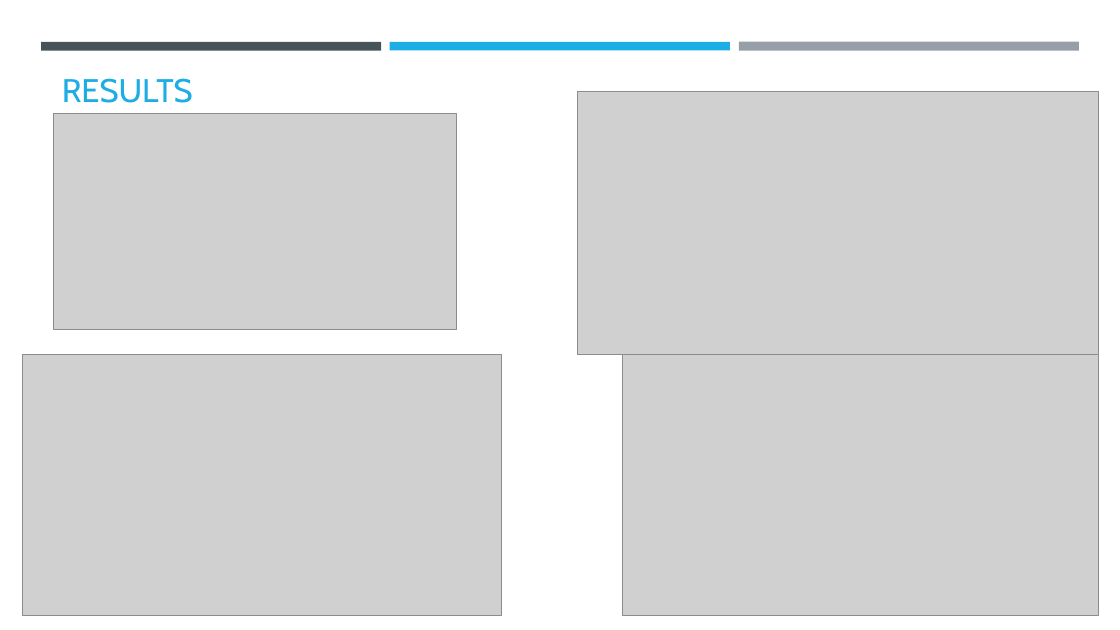
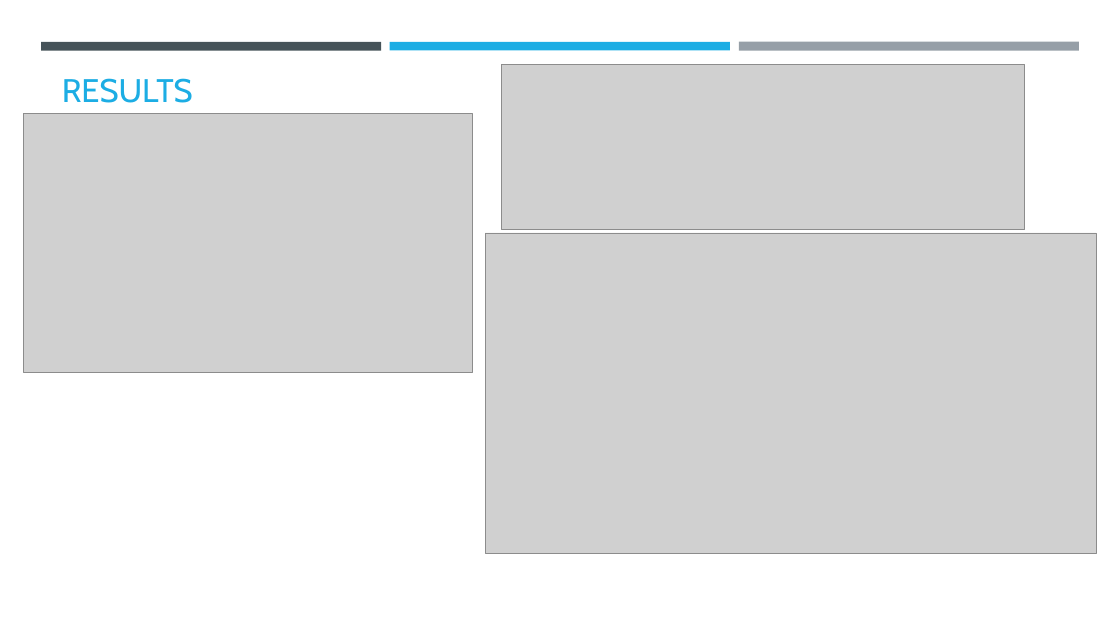
Before and after one commit to sumitcodes007/stegnographyproject, a slide deck: slide 7 of AICTE PPT Template.pptx. Drawn at 1120x630 pixels with LibreOffice and Linux fonts; fonts in the diff are those of the drawing; grey boxes stand for pictures; background and template pictures are left out. Boxes give left, top, right and bottom in pixels: in the first picture for what was removed or moved away, otherwise in the second. Text is boxed around its words. In the diff, an @@ line names an element or a change of style, - is before the commit and + after.

```diff
--- a/AICTE PPT Template.pptx
+++ b/AICTE PPT Template.pptx
@@ picture added at [502, 65, 1025, 230] @@
@@ picture: place and size @@
-picture at [54, 113, 457, 329]
+picture at [24, 113, 472, 373]
@@ picture removed at [577, 92, 1099, 355] @@
@@ picture added at [486, 233, 1096, 553] @@
@@ picture removed at [23, 355, 502, 616] @@
@@ picture removed at [623, 355, 1100, 616] @@
```
Also in this commit, not shown: 1 other slide changed, 2 other files.
